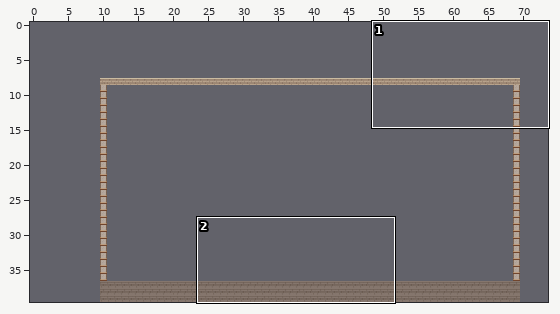
An edit to a level. Tiled map, src/Platformer.Game/Content/Maps/Dajwor6.tmx. Above, an overview of the earlier version with the close-up marked.
Close-up. Before the commit:
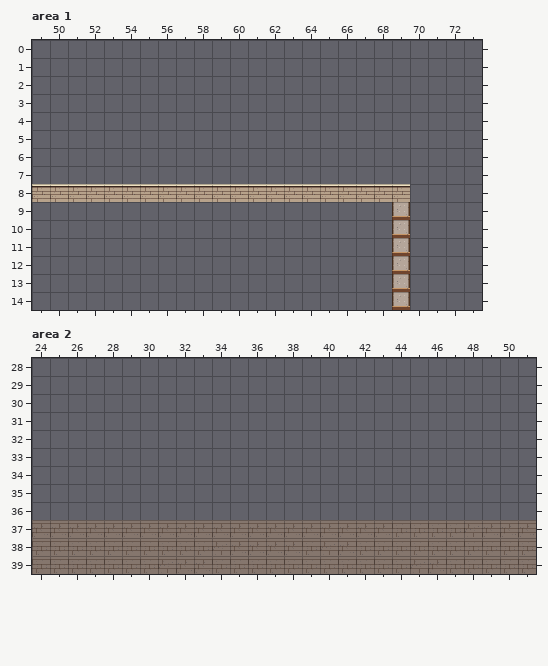
Cells are 32x32 px. Shown: area 1 x 49..73, y 0..14; area 2 x 24..51, y 28..39. The commit also changed other parts of the map, which this record leaves out. The old version is drawn lined up with the new one.
New version:
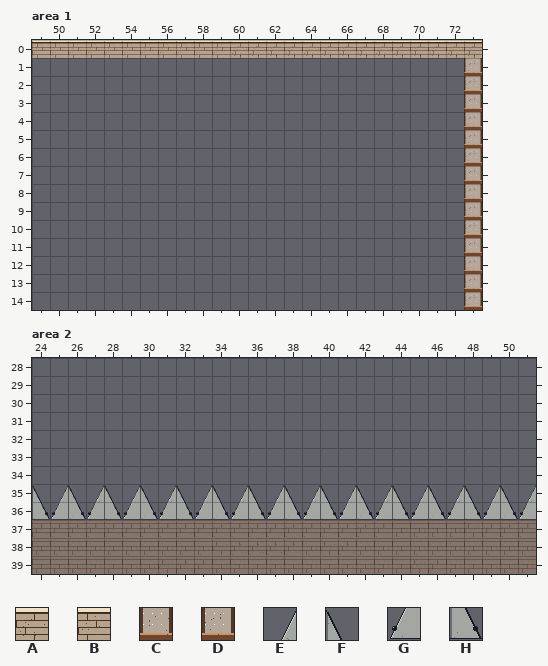
Key: from "Dajwor6_Apartment_32x32": A 6, B 8, C 21, D 23; from "Kix_Urban_Spikes_32x32": E 8, F 9, G 16, H 17.
_ is an empty cell.
From old to new:
map size 60x32 -> 74x40 cells (old content now starts at 10,8; both pictures use the new coordinates)
Layer "Terrain", area 1:
y 0: x 49..73 _________________________ -> BBBBBBBBBBBAAAAAAAAAAAAAA
y 1..7: x 73 _ -> D
y 8: x 49..69 BBBBBBBBBBBBBBBBBBBBB -> _____________________; x 73 _ -> D
y 9..14: x 69 C -> _; x 73 _ -> D
Layer "Terrain", area 2:
y 35: x 24..51 ____________________________ -> FEFEFEFEFEFEFEFEFEFEFEFEFEFE
y 36: x 24..51 ____________________________ -> HGHGHGHGHGHGHGHGHGHGHGHGHGHG
Changed places in both close-ups, as pixel boxes (x1, y1, x2, y2):
changed: (32, 40, 482, 310)
added: (32, 485, 536, 520)
